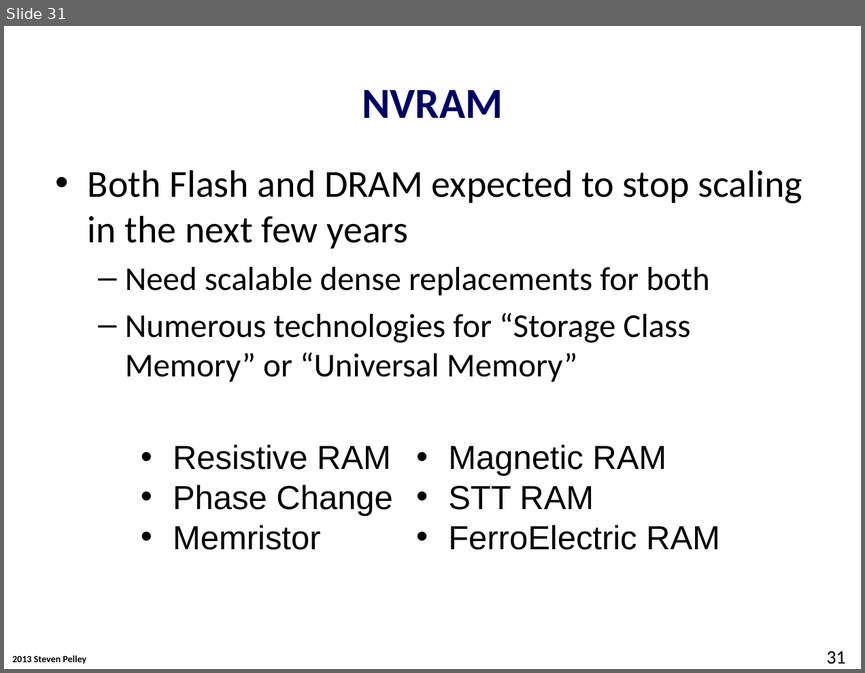
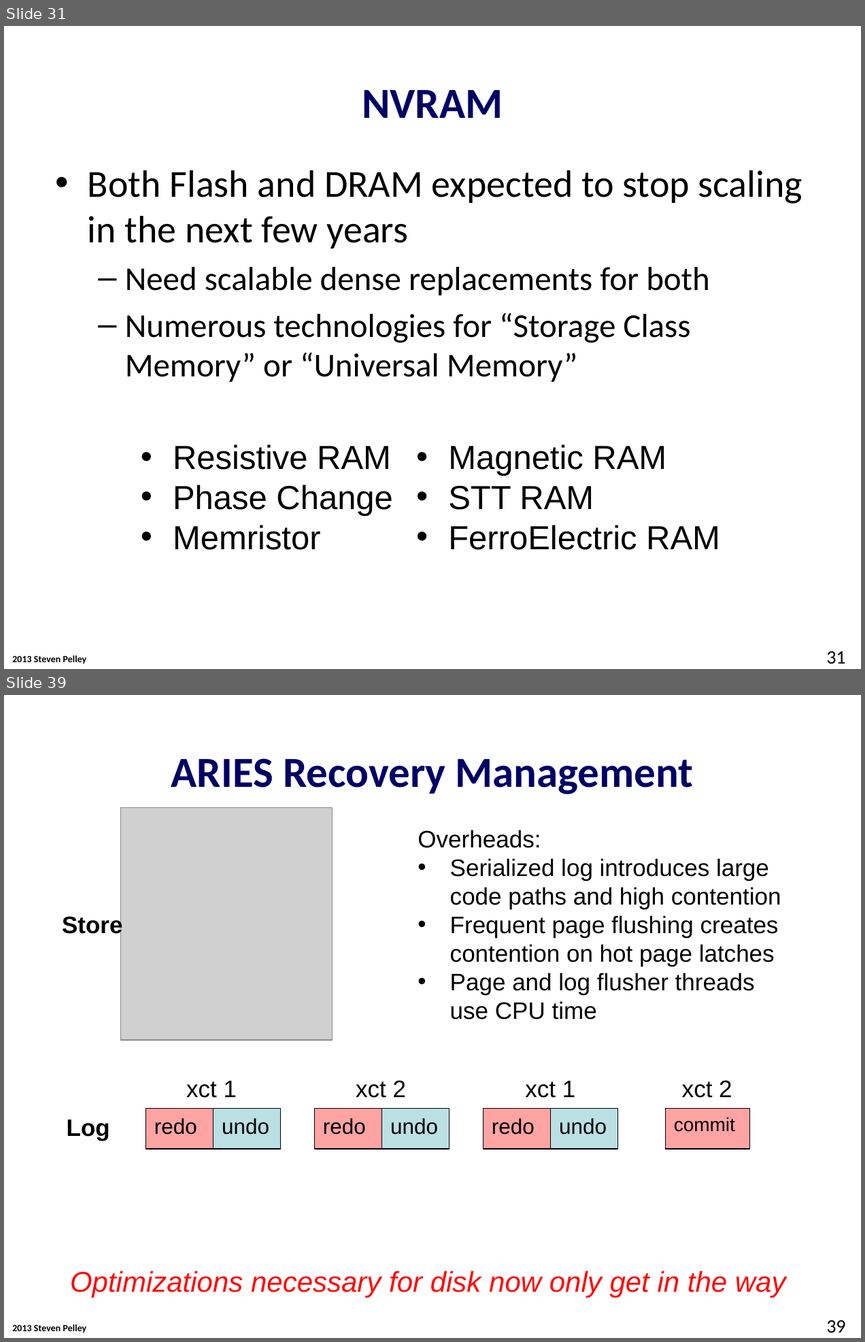
Before and after one commit to Abulila/dissertation, a slide deck: proposal/proposal.pptx. Shown one above the other, each under a label of ours: slide 31 before the commit, slides 31 and 39 after it; the slides between them are not shown. The pictures are 865x673 and 865x1342 pixels, drawn with LibreOffice and Linux fonts; fonts in the diff are those of the drawing; grey boxes stand for pictures; background and template pictures are left out. Boxes give left, top, right and bottom in pixels: in the first picture for what was removed or moved away, otherwise in the second. Text is boxed around its words. In the diff, an @@ line names an element or a change of style, - is before the commit and + after.

```diff
--- a/proposal/proposal.pptx
+++ b/proposal/proposal.pptx
@@ slide 39 added at bbox=[4, 695, 861, 1338], background #FFFFFF; not listed: 1 template element that a slide beside it also shows @@
@@ title added at bbox=[171, 758, 694, 794], 36 pt, text #000066, bold @@
+ARIES Recovery Management
@@ picture added at bbox=[120, 807, 332, 1040] @@
@@ text added at bbox=[417, 830, 781, 1019], 20 pt, text #000000 @@
+Overheads:
+• Serialized log introduces large
+  code paths and high contention
+• Frequent page flushing creates
+  contention on hot page latches
+• Page and log flusher threads
+  use CPU time
@@ text added at bbox=[62, 913, 123, 937], 20 pt, text #000000, bold @@
+Store
@@ text added at bbox=[186, 1081, 237, 1098], 20 pt, text #000000 @@
+xct 1
@@ text added at bbox=[356, 1080, 406, 1098], 20 pt, text #000000 @@
+xct 2
@@ text added at bbox=[525, 1081, 575, 1098], 20 pt, text #000000 @@
+xct 1
@@ text added at bbox=[682, 1080, 732, 1098], 20 pt, text #000000 @@
+xct 2
@@ text added at bbox=[67, 1119, 110, 1140], 20 pt, text #000000, bold @@
+Log
@@ rectangle added at bbox=[145, 1108, 213, 1149], fill #FFA3A3, outline #000000 0.75 pt, 18 pt, text #000000 @@
+redo
@@ rectangle added at bbox=[213, 1108, 281, 1149], fill #BBE0E3, outline #000000 0.75 pt, 18 pt, text #000000 @@
+undo
@@ rectangle added at bbox=[314, 1108, 382, 1149], fill #FFA3A3, outline #000000 0.75 pt, 18 pt, text #000000 @@
+redo
@@ rectangle added at bbox=[382, 1108, 449, 1149], fill #BBE0E3, outline #000000 0.75 pt, 18 pt, text #000000 @@
+undo
@@ rectangle added at bbox=[483, 1108, 551, 1149], fill #FFA3A3, outline #000000 0.75 pt, 18 pt, text #000000 @@
+redo
@@ rectangle added at bbox=[551, 1108, 618, 1149], fill #BBE0E3, outline #000000 0.75 pt, 18 pt, text #000000 @@
+undo
@@ rectangle added at bbox=[666, 1108, 749, 1149], fill #FFA3A3, outline #000000 0.75 pt, 16 pt, text #000000 @@
+commit
@@ text added at bbox=[70, 1270, 786, 1297], 24 pt, text #FF0909, italic @@
+Optimizations necessary for disk now only get in the way
@@ page number added at bbox=[826, 1320, 845, 1333], 16 pt, text #000000 @@
+39
```
Also in this commit, not shown: 2 slides changed, 19 other slides added.
